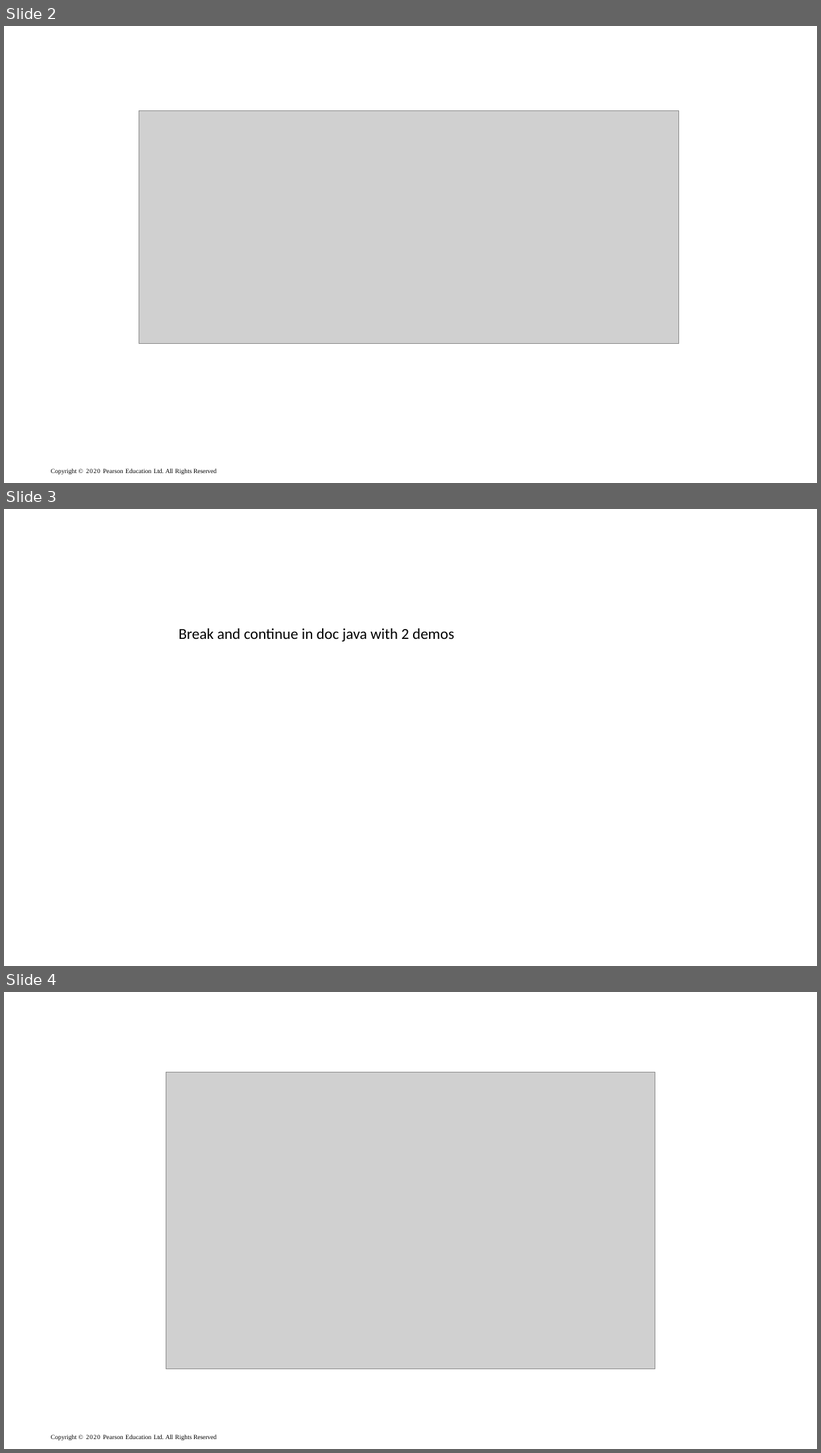
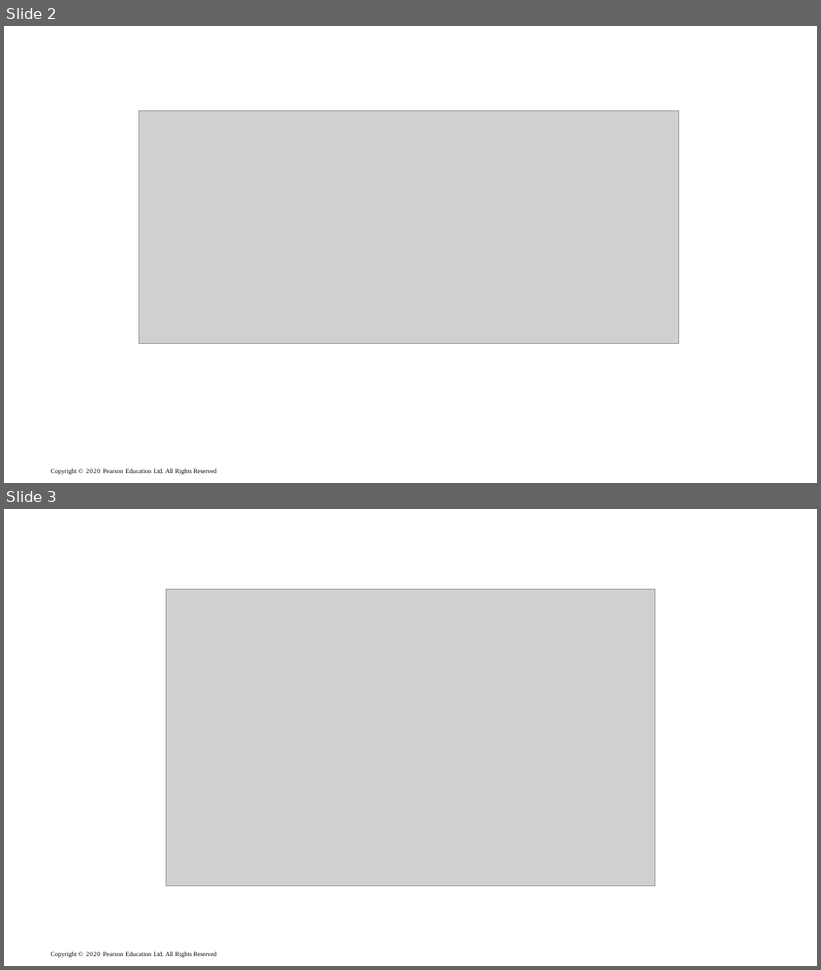
Before and after one commit to xiaoleibi/DMU26, a slide deck: ppt/uge40LoopsPartII.pptx. Shown one above the other, each under a label of ours: slides 2, 3 and 4 before the commit, slides 2 and 3 after it. The pictures are 821x1453 and 821x970 pixels, drawn with LibreOffice and Linux fonts; fonts in the diff are those of the drawing; grey boxes stand for pictures. Boxes give left, top, right and bottom in pixels: in the first picture for what was removed or moved away, otherwise in the second. Text is boxed around its words. In the diff, an @@ line names an element or a change of style, - is before the commit and + after.

```diff
--- a/ppt/uge40LoopsPartII.pptx
+++ b/ppt/uge40LoopsPartII.pptx
@@ slide 3 removed at (4,509,817,966), background #FFFFFF @@
@@ text removed at (179,628,454,642) @@
-Break and continue in doc java with 2 demos
@@ what was slide 4 is now slide 3 @@
```
Also in this commit, not shown: 1 slide changed, 14 slides added, 5 other files.
